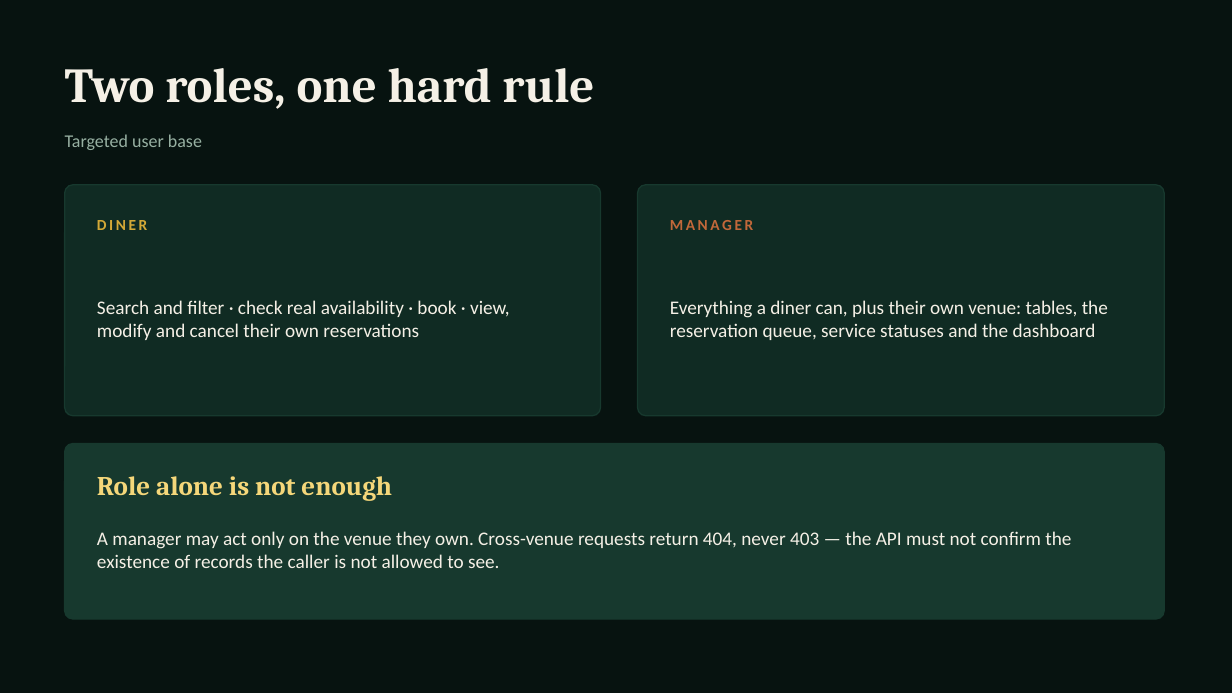
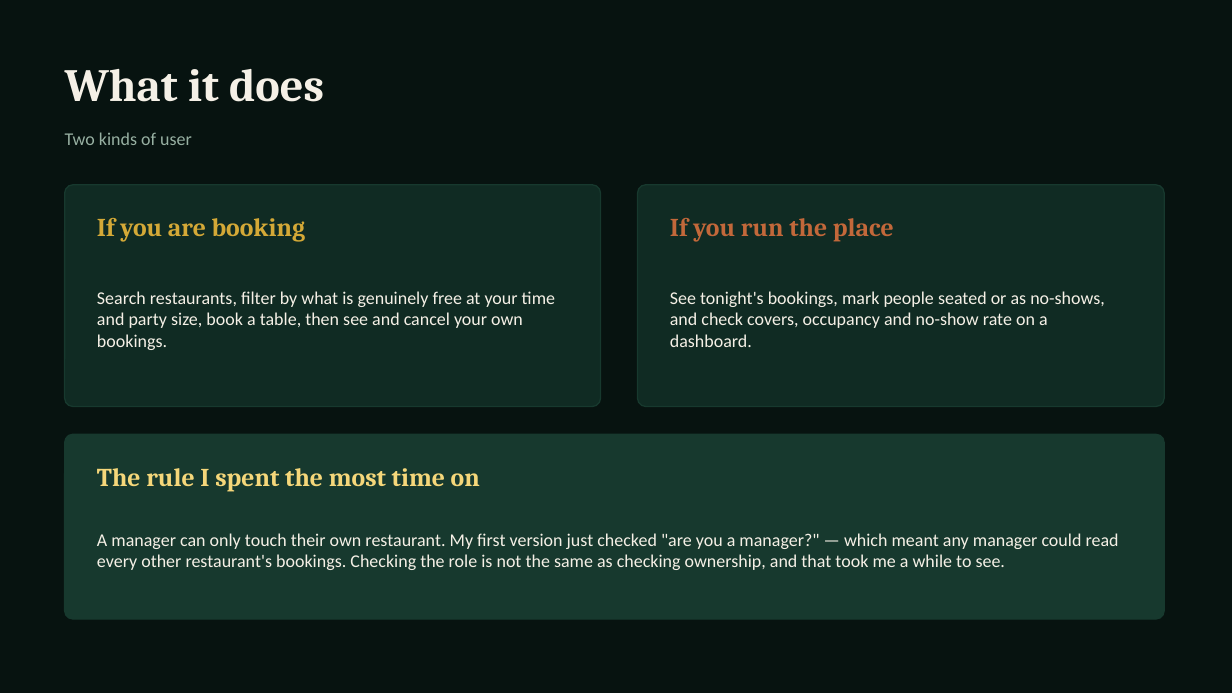
Before and after one commit to asanlimbu/mesa, a slide deck: slide 3 of docs/presentation.pptx. Drawn at 1232x693 pixels with LibreOffice and Linux fonts; fonts in the diff are those of the drawing. Boxes give left, top, right and bottom in pixels: in the first picture for what was removed or moved away, otherwise in the second. Text is boxed around its words. In the diff, an @@ line names an element or a change of style, - is before the commit and + after.

```diff
--- a/docs/presentation.pptx
+++ b/docs/presentation.pptx
@@ text at [65, 69, 324, 102]: text changed; size 38 to 36 pt @@
-Two roles, one hard rule
+What it does
@@ text at [65, 132, 192, 145]: text changed @@
-Targeted user base
+Two kinds of user
@@ rounded rectangle: place and size @@
-rounded rectangle at [65, 185, 601, 416]
+rounded rectangle at [65, 185, 601, 407]
@@ proportions changed in 3 elements at [65, 434, 1165, 619], [65, 185, 601, 407], [638, 185, 1165, 407] @@
@@ rounded rectangle: place and size @@
-rounded rectangle at [638, 185, 1165, 416]
+rounded rectangle at [638, 185, 1165, 407]
@@ text at [97, 218, 305, 242]: text changed; size 12 to 20 pt; font Calibri to Cambria @@
-DINER
+If you are booking
@@ text at [670, 218, 894, 242]: text changed; size 12 to 20 pt; font Calibri to Cambria @@
-MANAGER
+If you run the place
@@ text at [97, 291, 555, 350]: text changed; size 15 to 14 pt @@
-Search and filter · check real availability · book · view, modify and cancel their own reservations
+Search restaurants, filter by what is genuinely free at your time and party size, book a table, then see and cancel your own bookings.
@@ text at [670, 291, 1105, 347]: text changed; size 15 to 14 pt @@
-Everything a diner can, plus their own venue: tables, the reservation queue, service statuses and the dashboard
+See tonight's bookings, mark people seated or as no-shows, and check covers, occupancy and no-show rate on a dashboard.
@@ rounded rectangle: place and size @@
-rounded rectangle at [65, 444, 1165, 619]
+rounded rectangle at [65, 434, 1165, 619]
@@ text at [97, 468, 480, 491]: text changed; size 21 to 20 pt @@
-Role alone is not enough
+The rule I spent the most time on
@@ text at [97, 533, 1119, 570]: text changed; size 15 to 14 pt @@
-A manager may act only on the venue they own. Cross-venue requests return 404, never 403 — the API must not confirm the existence of records the caller is not allowed to see.
+A manager can only touch their own restaurant. My first version just checked "are you a manager?" — which meant any manager could read every other restaurant's bookings. Checking the role is not the same as checking ownership, and that took me a while to see.
```
Also in this commit, not shown: 2 other slides changed, 8 slides added, 8 slides removed.
